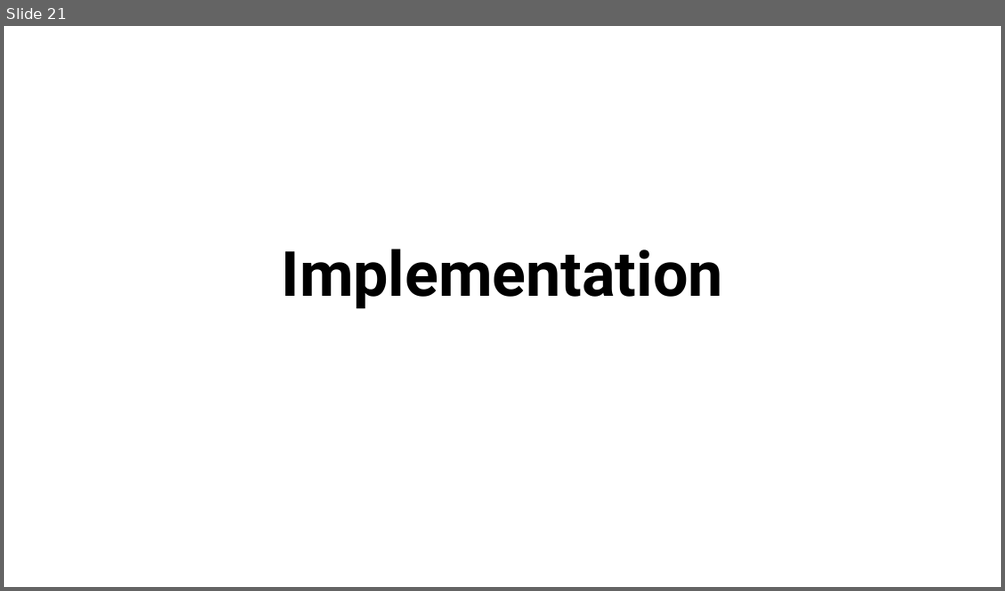
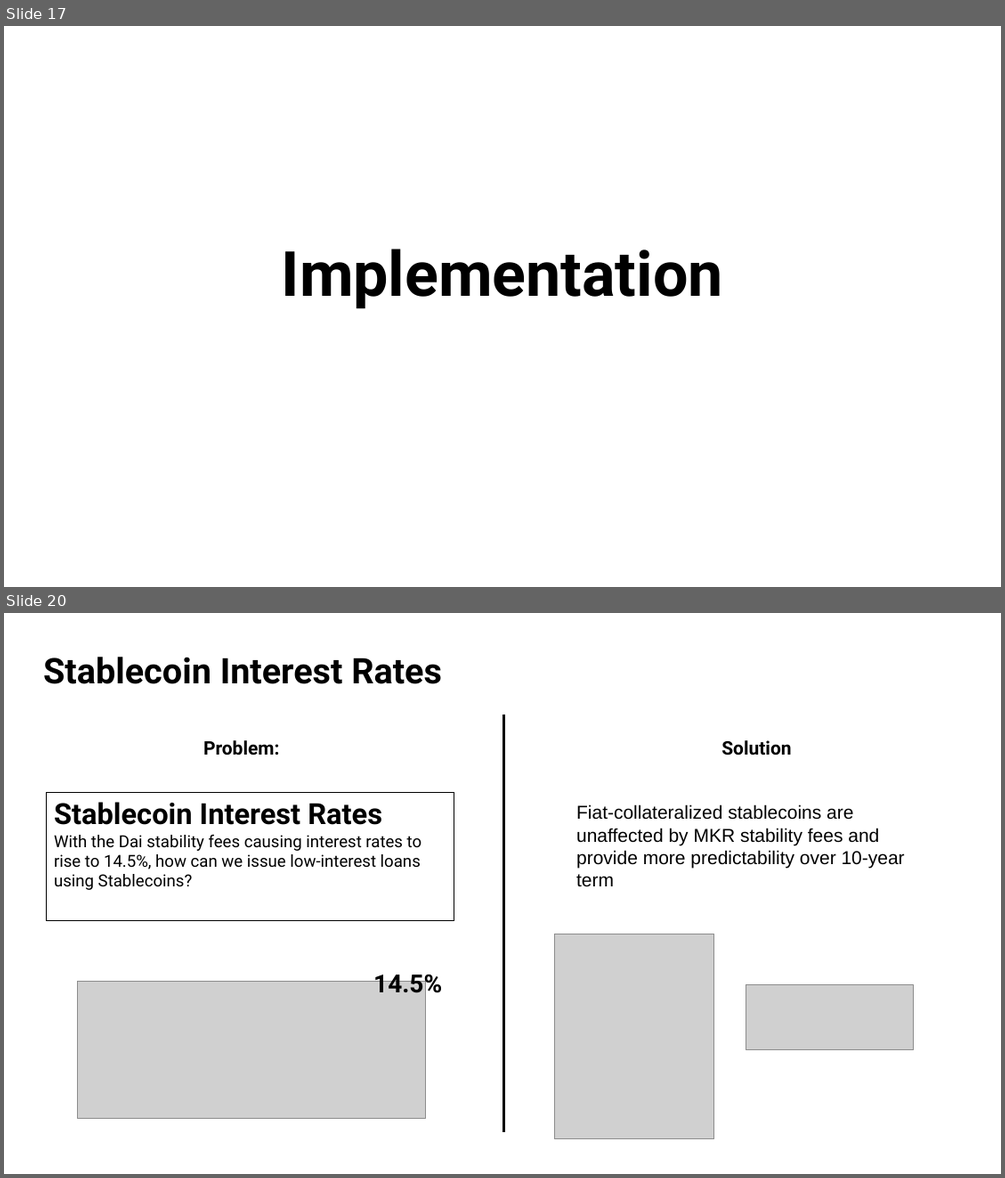
Before and after one commit to enabledao/enable, a slide deck: presentation/presentation.pptx. Shown one above the other, each under a label of ours: slide 21 before the commit, slides 17 and 20 after it; the slides between them are not shown. The pictures are 1005x591 and 1005x1178 pixels, drawn with LibreOffice and Linux fonts; fonts in the diff are those of the drawing; grey boxes stand for pictures. Boxes give left, top, right and bottom in pixels: in the first picture for what was removed or moved away, otherwise in the second. Text is boxed around its words. In the diff, an @@ line names an element or a change of style, - is before the commit and + after.

```diff
--- a/presentation/presentation.pptx
+++ b/presentation/presentation.pptx
@@ slide 20 added at <box>4,613,1001,1174</box>, background #FFFFFF @@
@@ text added at <box>43,657,442,684</box>, 34 pt, text #000000, bold @@
+Stablecoin Interest Rates
@@ line added from (504, 714) to (504, 1132), #000000 3 pt @@
@@ text added at <box>203,740,280,755</box>, 18 pt, text #000000, bold @@
+Problem:
@@ text added at <box>721,740,791,755</box>, 18 pt, text #000000, bold @@
+Solution
@@ rectangle added at <box>47,792,453,920</box>, outline #000000 0.75 pt, 16 pt, text #000000 @@
+Stablecoin Interest Rates
+With the Dai stability fees causing interest rates to rise to 14.5%, how can we issue low-interest loans using Stablecoins?
@@ text added at <box>576,804,905,887</box>, 18 pt, text #000000 @@
+Fiat-collateralized stablecoins are unaffected by MKR stability fees and provide more predictability over 10-year term
@@ picture added at <box>554,933,714,1139</box> @@
@@ picture added at <box>77,981,426,1119</box> @@
@@ text added at <box>373,969,442,998</box>, 24 pt, text #000000, bold @@
+14.5%
@@ picture added at <box>745,985,914,1050</box> @@
@@ what was slide 21 is now slide 17 @@
```
Also in this commit, not shown: 4 other slides added.
